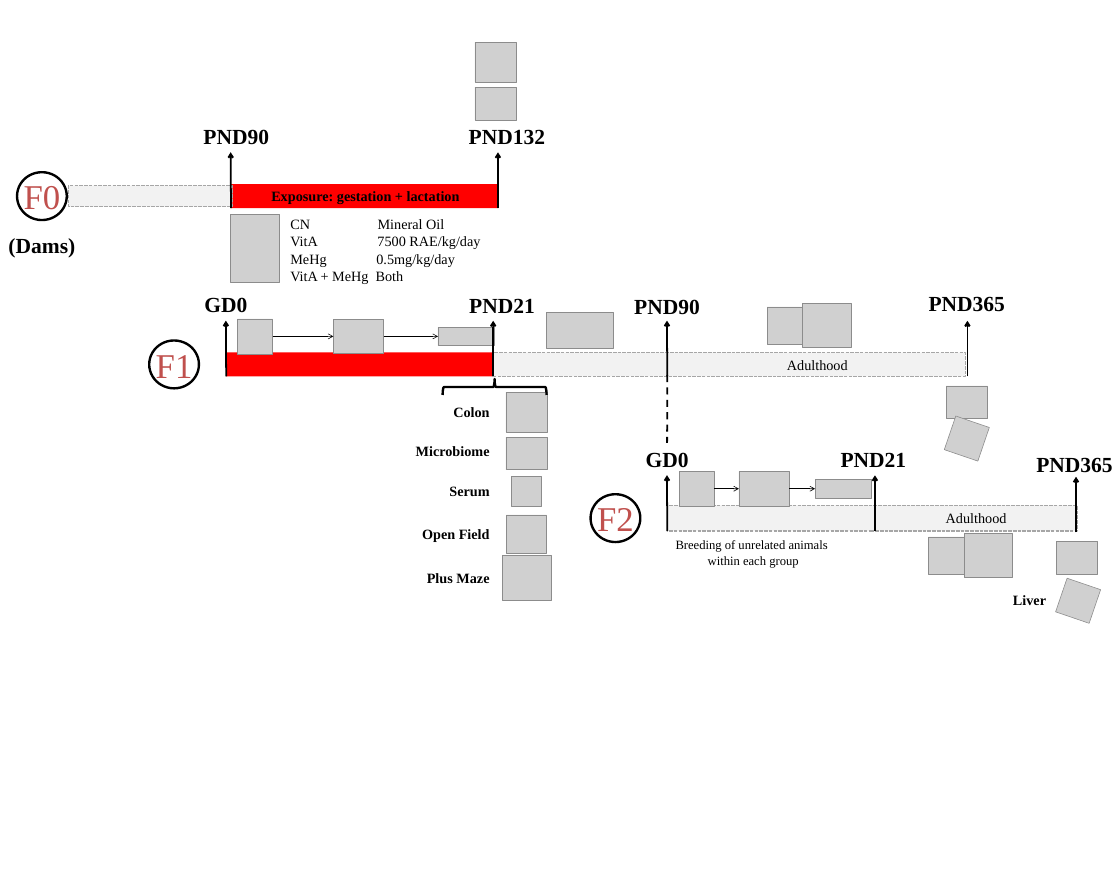
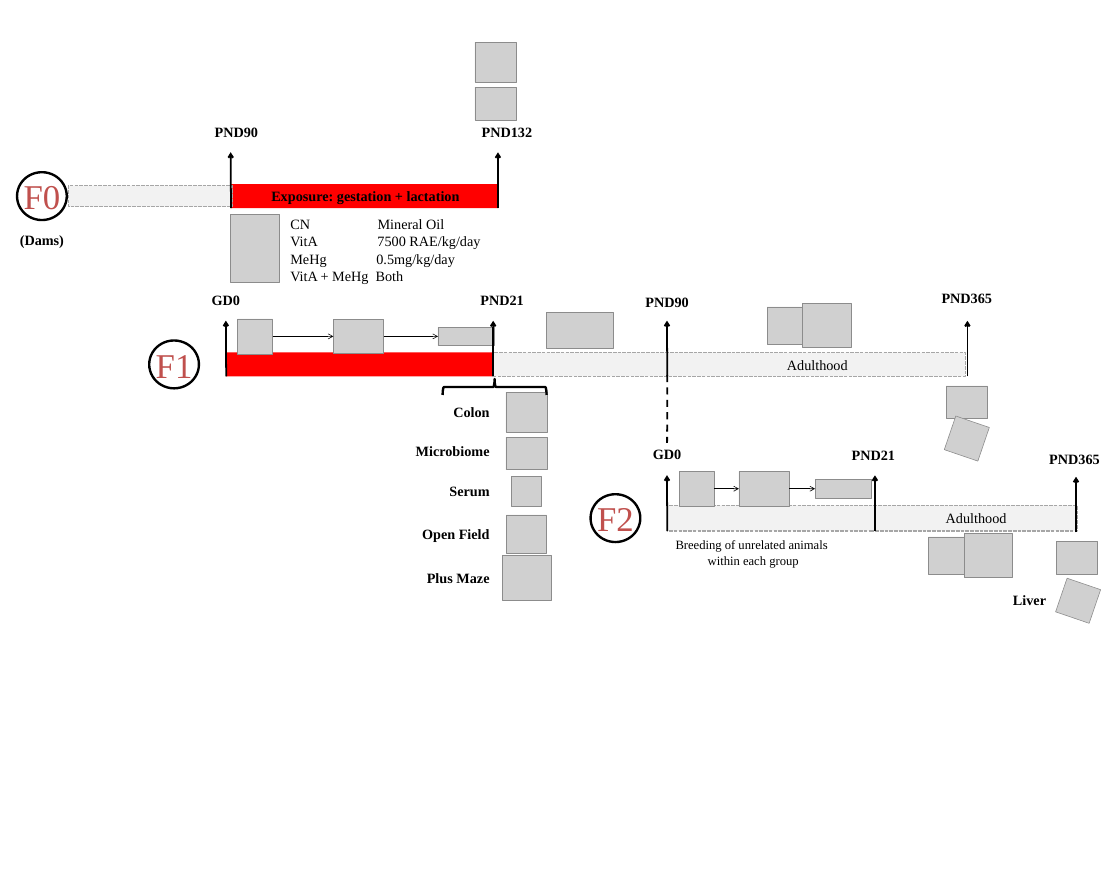
Before and after one commit to flaviogckessler/MeHg-VitA-gut-microbiota, a slide deck: slide 1 of figures/Figure_1/Experimental_Procedures.pptx. Drawn at 1120x896 pixels with LibreOffice and Linux fonts; fonts in the diff are those of the drawing; grey boxes stand for pictures. Boxes give left, top, right and bottom in pixels: in the first picture for what was removed or moved away, otherwise in the second. Text is boxed around its words. In the diff, an @@ line names an element or a change of style, - is before the commit and + after.

```diff
--- a/figures/Figure_1/Experimental_Procedures.pptx
+++ b/figures/Figure_1/Experimental_Procedures.pptx
@@ size 27.2 to 18 pt in 10 elements at (x1=212, y1=295, x2=240, y2=305), (x1=480, y1=295, x2=523, y2=305), (x1=645, y1=297, x2=688, y2=307), (x1=653, y1=449, x2=681, y2=459), (x1=852, y1=450, x2=895, y2=460), (x1=942, y1=293, x2=993, y2=303), (x1=1049, y1=454, x2=1100, y2=464), (x1=215, y1=127, x2=258, y2=137), (x1=482, y1=127, x2=533, y2=137), (x1=20, y1=235, x2=64, y2=248) @@
```
Also in this commit, not shown: 34 other files.
